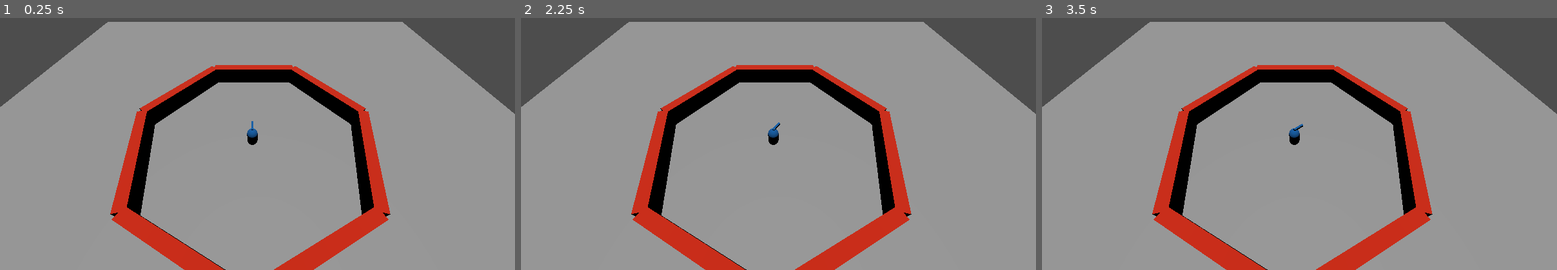
Above: before the commit, frames 1-3 (left to right).
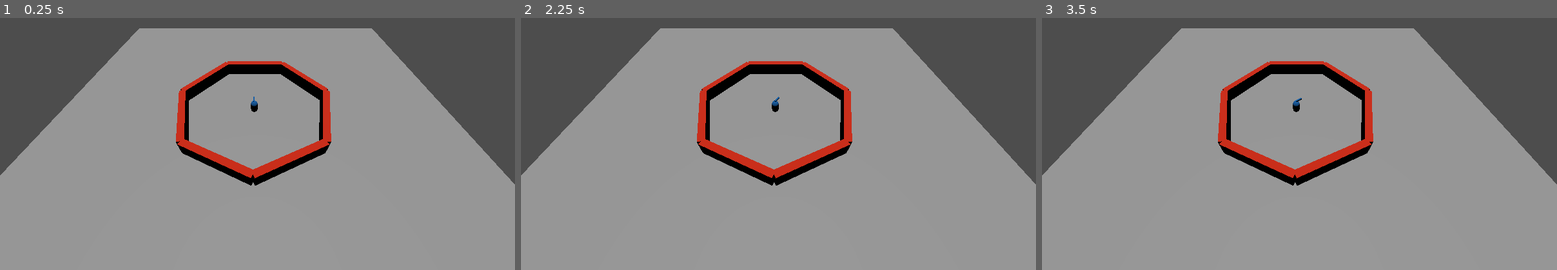
Above: after the commit, the same moments.

Repository: lemmerone/godot-matador
Game: Godot game, scene res://main.tscn
Two runs of this game, one before a commit and one after it. Both use one fixed random seed, a clock stepped at 60 frames per second and the inputs below.
Inputs:
- Up to frame 1 (0.25 s): no input
- Up to frame 2 (2.25 s): tap Enter at 0.5, 2 s; hold Right (rotation_right) 0.53-1.28 s; tap Space (dodge) at 0.6, 1.25, 1.35, 2.1 s; hold A (rotation_left) 1.28-2.03 s; hold Right (rotation_right) from 2.03 s (still down)
- Up to frame 3 (3.5 s): keep holding Right (rotation_right); tap Space (dodge) at 2.75, 2.85 s

The runs differ from the first frame. In frame 1, 24% of the frame differs, in the area x 0-100%, y 1-100%; in frame 2, 24%; in frame 3, 24%.

Commit message:
feat: added bull

Diff:
--- /dev/null
+++ b/Bull/bull.tscn
@@ -0,0 +1,20 @@
+[gd_scene load_steps=4 format=3 uid="uid://dchbd6novsg0o"]
+
+[sub_resource type="BoxMesh" id="BoxMesh_agbqp"]
+size = Vector3(2, 1, 1)
+
+[sub_resource type="StandardMaterial3D" id="StandardMaterial3D_26o71"]
+albedo_color = Color(0, 0.431373, 0.709804, 1)
+
+[sub_resource type="BoxShape3D" id="BoxShape3D_6arml"]
+size = Vector3(2, 1, 1)
+
+[node name="Bull" type="CharacterBody3D"]
+transform = Transform3D(1, 0, 0, 0, 1, 0, 0, 0, 1, 0, 0.5, 0)
+
+[node name="MeshInstance3D" type="MeshInstance3D" parent="."]
+mesh = SubResource("BoxMesh_agbqp")
+surface_material_override/0 = SubResource("StandardMaterial3D_26o71")
+
+[node name="CollisionShape3D" type="CollisionShape3D" parent="."]
+shape = SubResource("BoxShape3D_6arml")
--- a/main.tscn
+++ b/main.tscn
@@ -15,6 +15,6 @@
 transform = Transform3D(1, 0, 0, 0, -4.37114e-08, 1, 0, -1, -4.37114e-08, 0, 1, 0)
 
 [node name="Camera3D" type="Camera3D" parent="."]
-transform = Transform3D(-1, -8.74228e-08, -3.82137e-15, -5.6607e-08, 0.647508, 0.762058, -6.66213e-08, 0.762058, -0.647508, -0.491784, 15.6403, -10.9796)
+transform = Transform3D(-1, -8.74228e-08, 7.78408e-15, -5.6607e-08, 0.647508, 0.762058, -6.66213e-08, 0.762058, -0.647508, -0.491784, 20.8756, -20.6501)
 visible = false
 current = true
